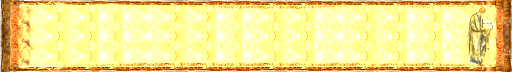
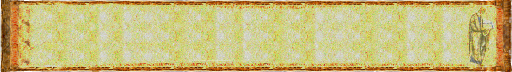
Layer changes from the first 512px x 72px image to the second:
removed layer "Pasted Layer" (was 84%) over [457,3,503,72]
painted on "Pasted Layer #2" over [0,0,512,72]
